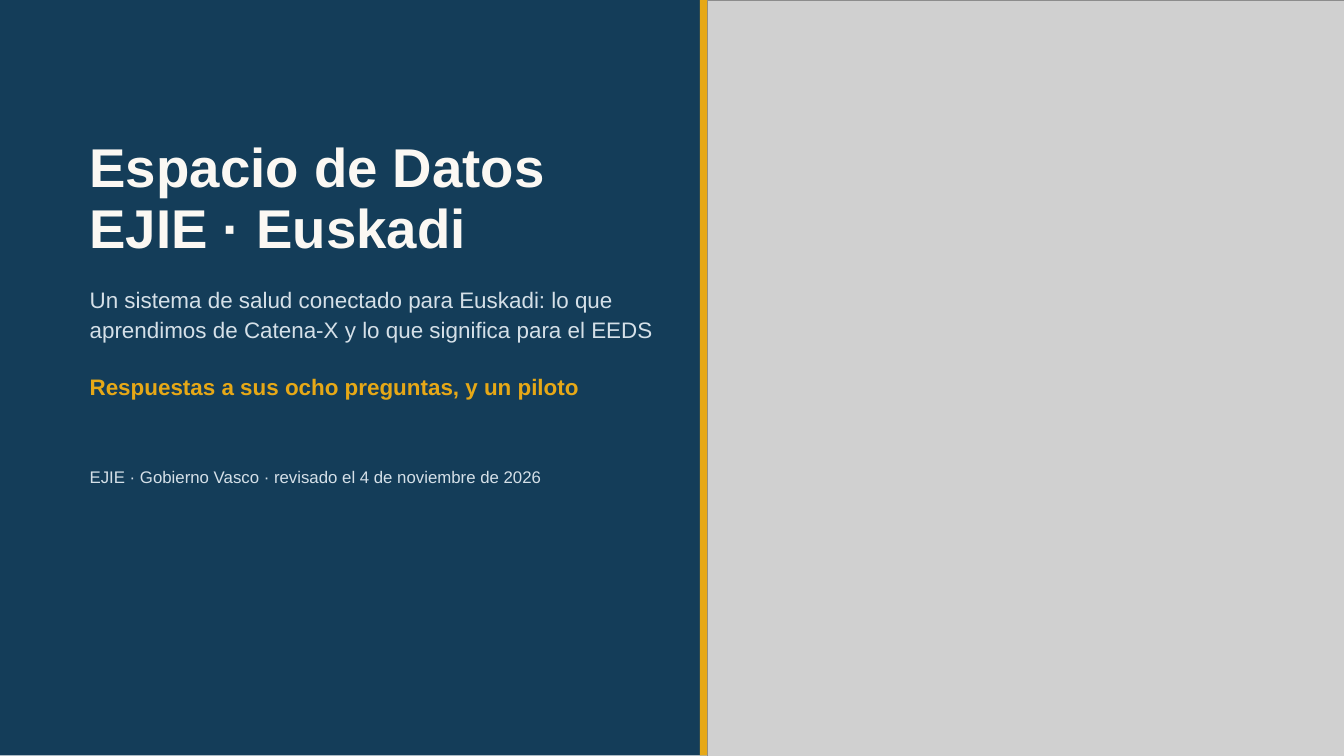
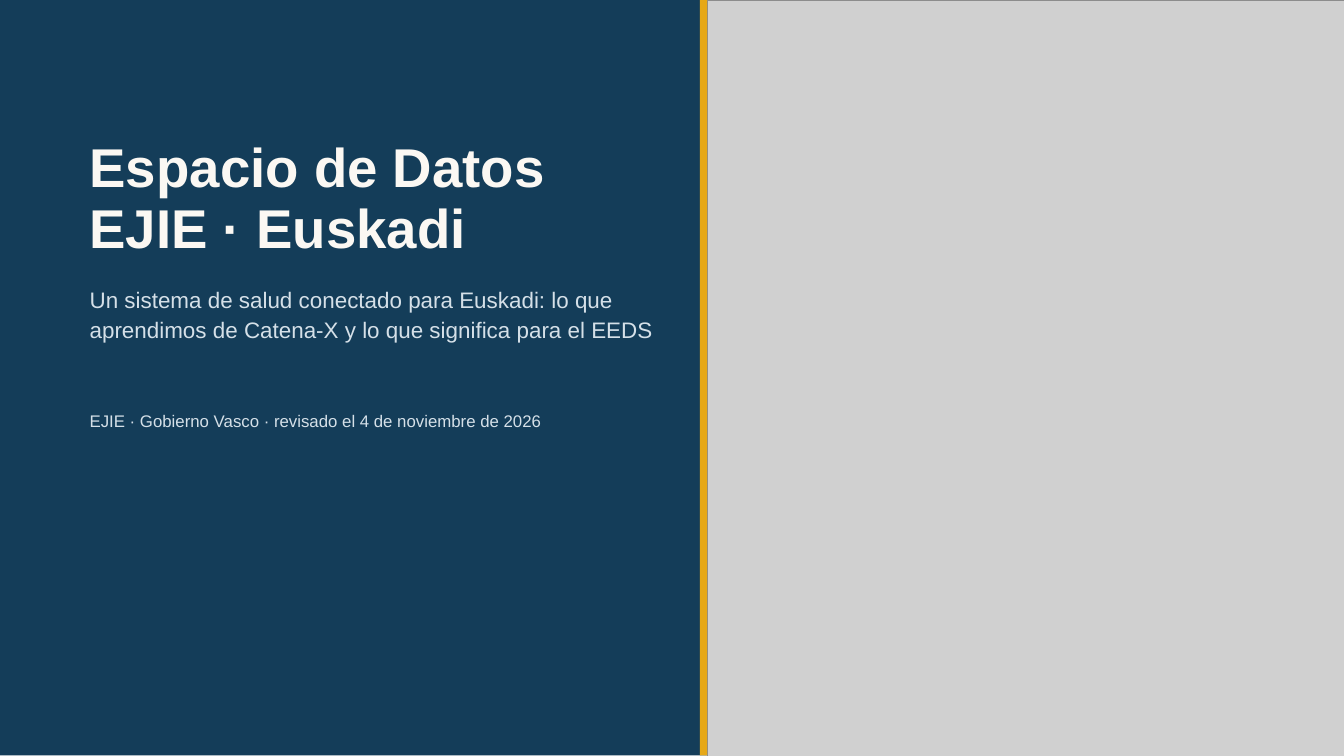
Before and after one commit to ma3u/MinimumViableHealthDataspacev2, a slide deck: slide 1 of docs/demos/euskadi-ejie-2026-es.pptx. Drawn at 1344x756 pixels with LibreOffice and Linux fonts; fonts in the diff are those of the drawing; grey boxes stand for pictures. Boxes give left, top, right and bottom in pixels: in the first picture for what was removed or moved away, otherwise in the second. Text is boxed around its words. In the diff, an @@ line names an element or a change of style, - is before the commit and + after.

```diff
--- a/docs/demos/euskadi-ejie-2026-es.pptx
+++ b/docs/demos/euskadi-ejie-2026-es.pptx
@@ text removed at (x1=90, y1=378, x2=579, y2=400) @@
-Respuestas a sus ocho preguntas, y un piloto
@@ text "EJIE · Gobierno Vasco · ..." moved from (x1=90, y1=471, x2=541, y2=483) to (x1=90, y1=415, x2=541, y2=427) @@
```
Also in this commit, not shown: 18 other slides changed, 11 other files.
